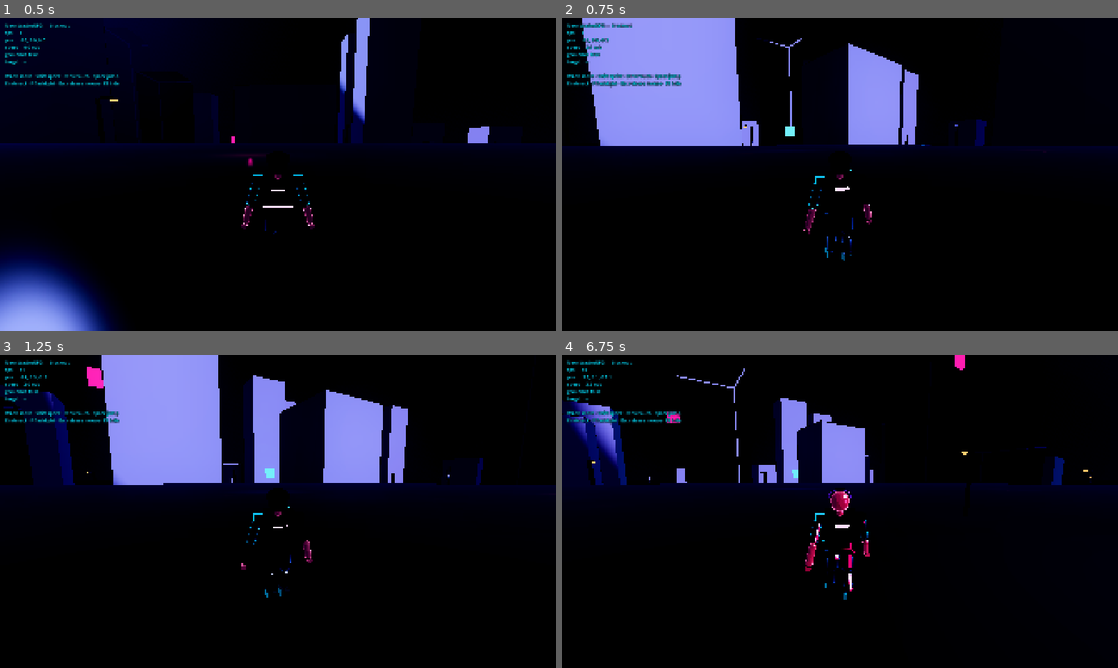
Above: before the commit, frames 1-4 (two rows, left to right).
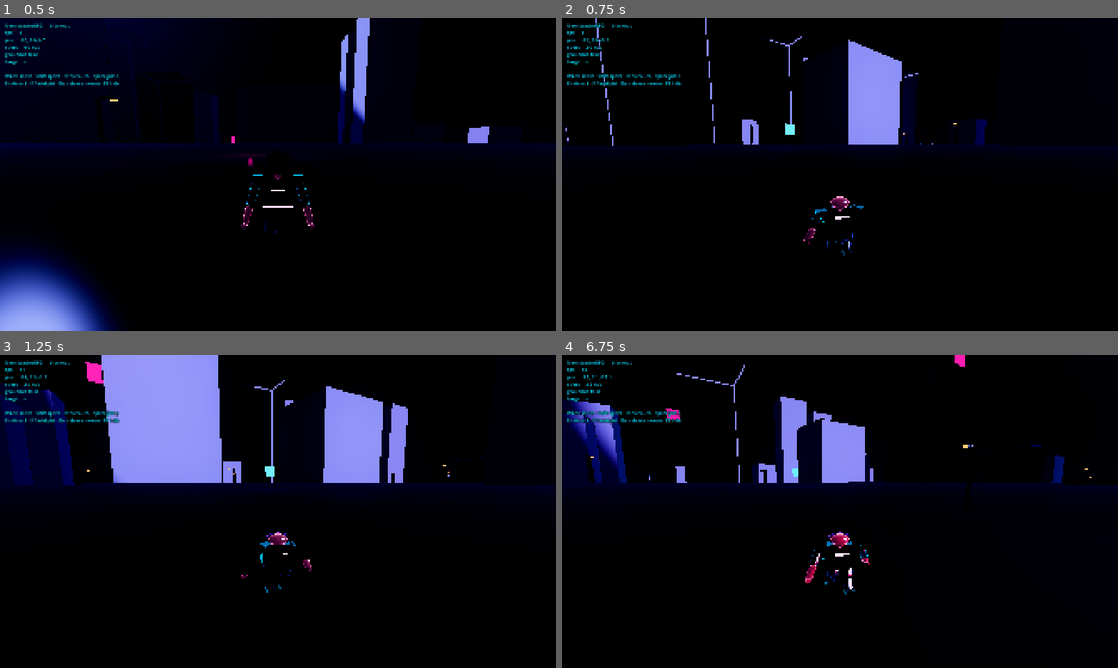
Above: after the commit, the same moments.

Repository: jimmylovnjames/Game-development
Game: Godot game, scene res://scenes/main.tscn
Two runs of this game, one before a commit and one after it. Both use one fixed random seed, a clock stepped at 60 frames per second and the inputs below.
Inputs (mouse positions are in pixels of both pictures, inside the frame that each line leads up to):
- Up to frame 1 (0.5 s): no input
- Up to frame 2 (0.75 s): tap Enter at 0.5 s; move the mouse to (867, 174) at 0.52 s; hold W (move_forward) from 0.53 s (still down); hold Ctrl (crouch) from 0.53 s (still down); click (867, 174) at 0.67 s
- Up to frame 3 (1.25 s): keep holding W (move_forward); keep holding Ctrl (crouch); tap Space (jump) at 0.77, 1.07 s
- Up to frame 4 (6.75 s): move the mouse to (812, 511) at 1.27 s; release Ctrl (crouch) at 1.28 s; click (812, 511) at 1.35 s; tap Space (jump) at 1.52, 1.82, 3.02, 3.32, 3.77, 4.07, 4.52, 4.82, 6.02, 6.32 s; tap Ctrl (crouch) at 1.55, 2.3, 2.85, 3.8, 4.55, 5.3, 6.05 s; move the mouse to (851, 505) at 2.02 s; hold Right mouse button (attack_secondary) 2.03-2.78 s; move the mouse to (834, 517) at 2.77 s; click (834, 517) at 2.92 s; move the mouse to (878, 514) at 3.52 s; hold E (interact) 3.53-4.28 s; move the mouse to (795, 508) at 4.27 s; tap J (journal) at 4.35 s; move the mouse to (845, 511) at 5.02 s; hold Shift (sprint) 5.03-5.78 s; click (845, 511) at 5.17 s; move the mouse to (817, 505) at 5.77 s; release W (move_forward) at 5.78 s; hold D (move_right) 5.78-6.53 s; tap F (toggle_flashlight) at 5.85 s; move the mouse to (867, 511) at 6.52 s; hold W (move_forward) from 6.53 s (still down); hold Ctrl (crouch) from 6.53 s (still down)

Frame 1 is identical in both runs. In frame 2, 12% of the frame differs, in the area x 0-79%, y 0-78%; in frame 3, 4.4%; in frame 4, 1.6%.
Error before the commit: Invalid access to property or key 'scale' on a base object of type 'null instance'. (res://scripts/player/player_controller.gd:123)

Commit message:
Player controller uses Visual root for comic body crouch scaling

Diff:
--- a/scripts/player/player_controller.gd
+++ b/scripts/player/player_controller.gd
@@ -36,7 +36,7 @@
 @onready var _pivot: Node3D = $CameraPivot
 @onready var _spring_arm: SpringArm3D = $CameraPivot/SpringArm3D
 @onready var _camera: Camera3D = $CameraPivot/SpringArm3D/Camera3D
-@onready var _mesh: MeshInstance3D = $Mesh
+@onready var _visual: Node3D = $Visual
 @onready var _collision: CollisionShape3D = $Collision
 @onready var _interact_ray: RayCast3D = $CameraPivot/SpringArm3D/Camera3D/InteractRay
 @onready var _flashlight: SpotLight3D = $CameraPivot/Flashlight
@@ -120,8 +120,9 @@
 	if capsule != null:
 		capsule.height = 1.0 if _crouching else 1.8
 		_collision.position.y = capsule.height * 0.5
-	_mesh.scale.y = 0.55 if _crouching else 1.0
-	_pivot.position.y = 1.1 if _crouching else 1.6
+	_visual.scale.y = 0.55 if _crouching else 1.0
+	_visual.position.y = -0.45 if _crouching else 0.0
+	_pivot.position.y = 1.15 if _crouching else 1.65
 
 
 func _is_blocked_overhead() -> bool:
